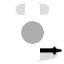
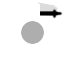
Revision of a layered w=64, h=64 image; what changed, layer by layer:
added layer "Pasted Layer #9" above "Layer #3" over [40, 8, 63, 19]
hid "Layer #3" over [40, 45, 63, 56]
hid "Pasted Layer #2" over [37, 47, 59, 62]
hid "Pasted Layer #8" over [15, 2, 40, 16]
hid "Pasted Layer #7" over [25, 2, 51, 16]
showed "Layer #2" over [37, 2, 59, 17]
